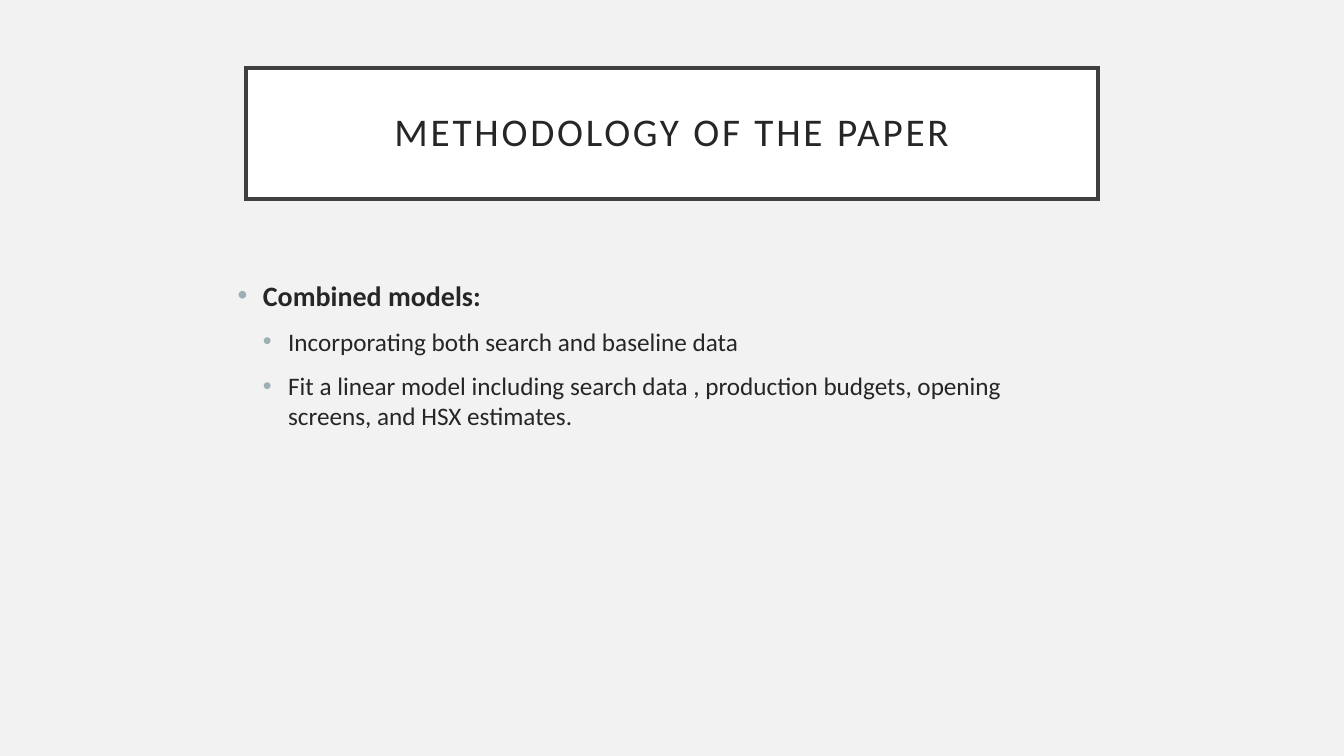
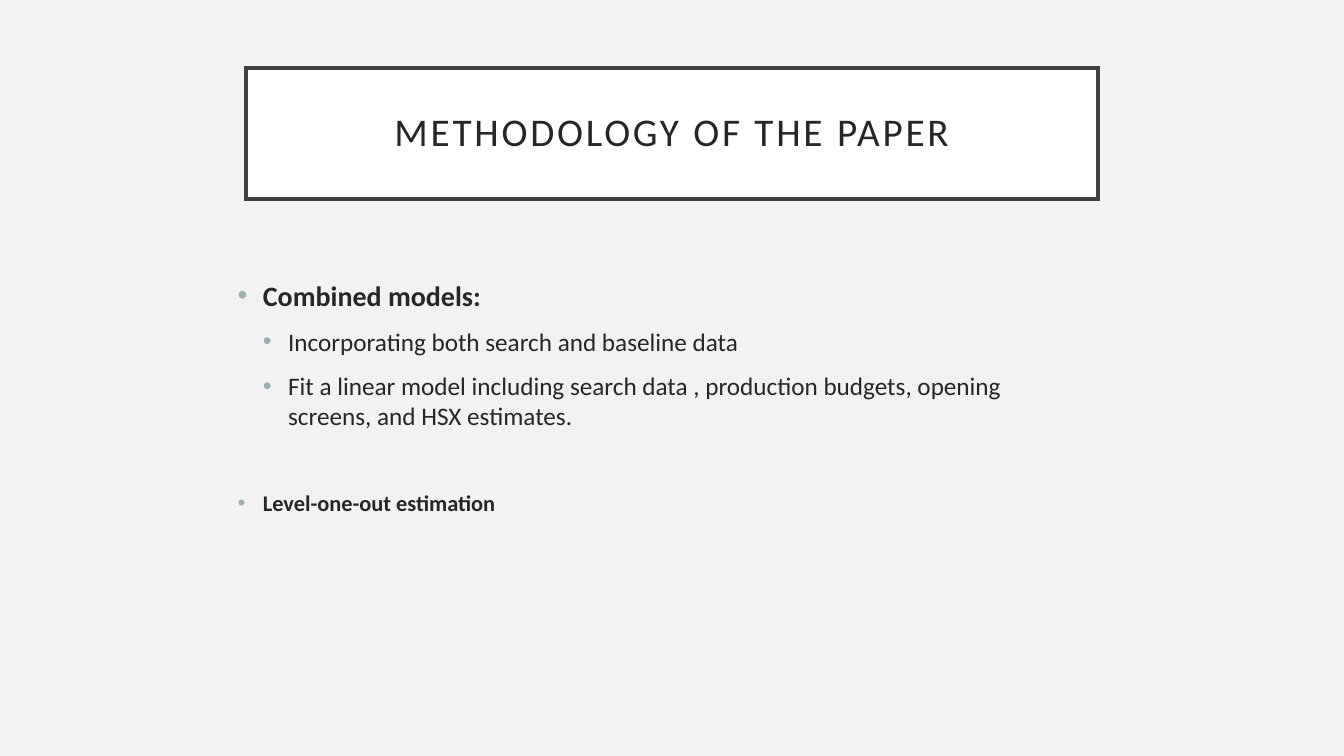
Before and after one commit to alexanderkin/ACE592_Luoye, a slide deck: slide 6 of Predicting consumer behavior with Web search_Luoye.pptx. Drawn at 1344x756 pixels with LibreOffice and Linux fonts; fonts in the diff are those of the drawing. Boxes give left, top, right and bottom in pixels: in the first picture for what was removed or moved away, otherwise in the second. Text is boxed around its words. In the diff, an @@ line names an element or a change of style, - is before the commit and + after.

```diff
--- a/Predicting consumer behavior with Web search_Luoye.pptx
+++ b/Predicting consumer behavior with Web search_Luoye.pptx
@@ text at (x1=263, y1=495, x2=495, y2=511): paragraph added @@
+• Level-one-out estimation
```
Also in this commit, not shown: 2 other slides changed.
